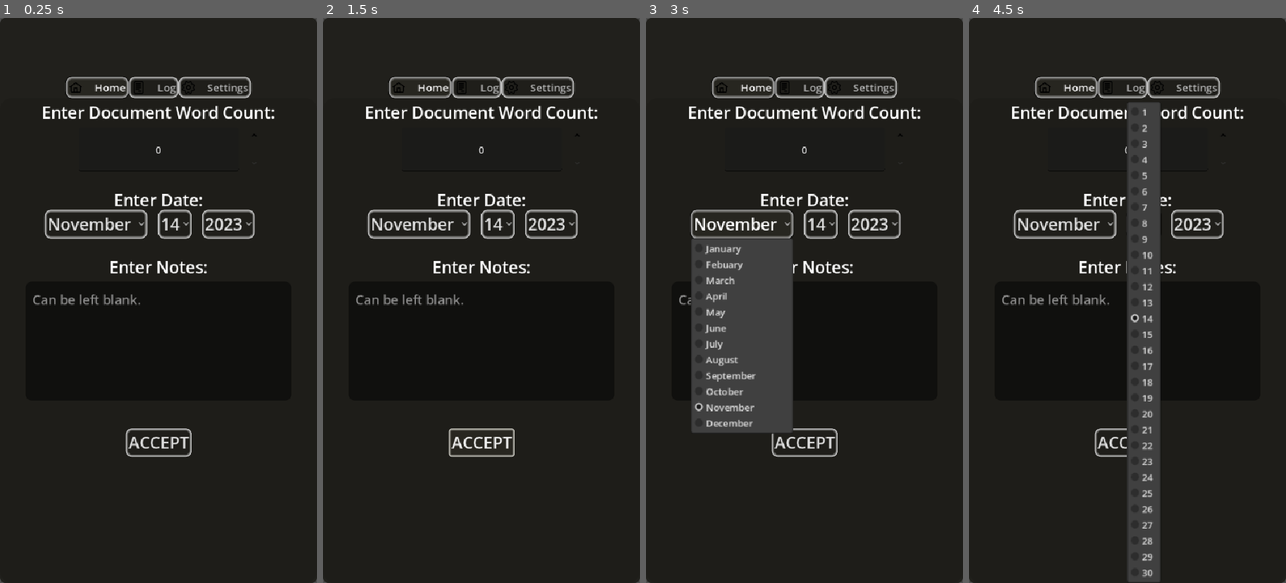
Above: before the commit, frames 1-4 (left to right).
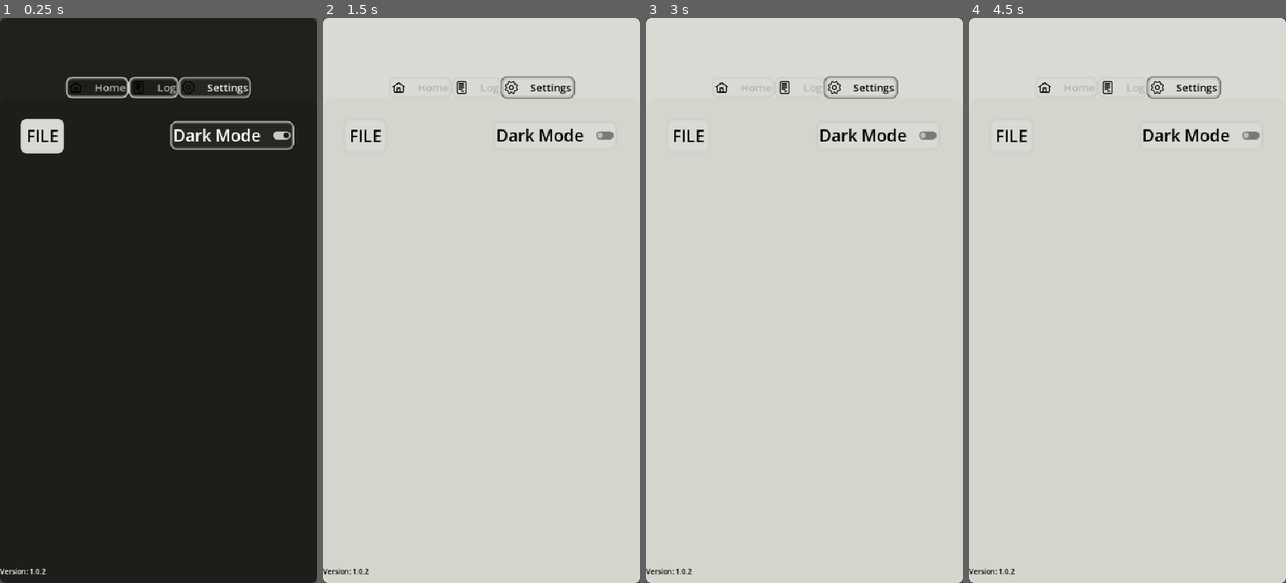
Above: after the commit, the same moments.

Repository: Phlegmlee/WordCounter
Game: Godot game, scene res://application_manager.tscn
Two runs of this game, one before a commit and one after it. Both use one fixed random seed, a clock stepped at 60 frames per second and the inputs below.
Inputs (mouse positions are in pixels of both pictures, inside the frame that each line leads up to):
- Up to frame 1 (0.25 s): no input
- Up to frame 2 (1.5 s): click (554, 136) at 0.5 s, where only the run after the commit has a clickable "Dark Mode"; click (481, 441) at 1.25 s, where only the run before the commit has a clickable "ACCEPT"
- Up to frame 3 (3 s): click (804, 441) at 2 s, where only the run before the commit has a clickable "ACCEPT"; click (741, 221) at 2.75 s, where only the run before the commit has a clickable "November"
- Up to frame 4 (4.5 s): click (1010, 136) at 3.5 s, where only the run after the commit has a clickable "FILE"; click (1143, 221) at 4.25 s, where only the run before the commit has a clickable "14"

The runs differ from the first frame. In frame 1, 5.6% of the frame differs, in the area x 0-93%, y 10-99%; in frame 2, 99%; in frame 3, 99%; in frame 4, 99%, in the area x 0-100%, y 0-100%.

Commit message:
File Management - Save, Load, New || Settings - Save, Load
File Management refactored and then expanded to handle creation of new files.

Settings Manager created to handle application state. Dark/Light mode but also the saving and loading of file state and path.

If the user creates or loads a new/other file, settings will remember that and load it at next launch.

Diff:
--- a/application_manager.tscn
+++ b/application_manager.tscn
@@ -8,8 +8,10 @@
 [ext_resource type="Script" uid="uid://p8s1c1cp3b5m" path="res://scripts/date_management.gd" id="4_xr7y1"]
 [ext_resource type="Script" uid="uid://bix5kpnpu370j" path="res://scripts/notes_management.gd" id="6_y4a2y"]
 [ext_resource type="Script" uid="uid://duh5mmfw6cgvp" path="res://scripts/log_management.gd" id="7_qne7r"]
-
-[node name="ApplicationManager" type="Control" unique_id=1677307658 node_paths=PackedStringArray("word_count_entry", "date_entry", "notes_entry", "log_management")]
+[ext_resource type="Script" uid="uid://baple4wvv3xvk" path="res://scripts/file_manager.gd" id="9_333hc"]
+[ext_resource type="Script" uid="uid://b4dnwbucts1ir" path="res://scripts/settings_manager.gd" id="10_0tdh0"]
+
+[node name="ApplicationManager" type="Control" unique_id=1677307658 node_paths=PackedStringArray("word_count_entry", "date_entry", "notes_entry", "log_management", "file_manager")]
 layout_mode = 3
 anchors_preset = 15
 anchor_right = 1.0
@@ -22,6 +24,7 @@
 date_entry = NodePath("TabContainer/Home/DateEntry")
 notes_entry = NodePath("TabContainer/Home/NotesEntry")
 log_management = NodePath("TabContainer/Log")
+file_manager = NodePath("FileManager")
 
 [node name="Panel" type="Panel" parent="." unique_id=883321058]
 layout_mode = 1
@@ -41,10 +44,11 @@
 grow_vertical = 2
 theme_override_font_sizes/font_size = 18
 tab_alignment = 1
-current_tab = 0
+current_tab = 2
 script = ExtResource("3_0wcup")
 
 [node name="Home" type="Control" parent="TabContainer" unique_id=2213274]
+visible = false
 layout_mode = 2
 metadata/_tab_index = 0
 
@@ -239,15 +243,16 @@
 editable = false
 wrap_mode = 1
 
-[node name="Settings" type="Control" parent="TabContainer" unique_id=2142698076 node_paths=PackedStringArray("root", "darkmode_toggle")]
-visible = false
+[node name="Settings" type="Control" parent="TabContainer" unique_id=2142698076 node_paths=PackedStringArray("root", "file_manager", "settings_manager")]
 layout_mode = 2
 script = ExtResource("4_wty1r")
 root = NodePath("../..")
-darkmode_toggle = NodePath("DarkMode")
+file_manager = NodePath("../../FileManager")
+settings_manager = NodePath("../../SettingsManager")
 metadata/_tab_index = 2
 
 [node name="FILE" type="MenuButton" parent="TabContainer/Settings" unique_id=1710686115]
+unique_name_in_owner = true
 layout_mode = 1
 offset_left = 35.0
 offset_top = 35.0
@@ -256,11 +261,16 @@
 text = "FILE"
 flat = false
 switch_on_hover = true
-item_count = 1
-popup/item_0/text = "Coming Soon"
+item_count = 3
+popup/item_0/text = "New"
 popup/item_0/id = 0
+popup/item_1/text = "Load"
+popup/item_1/id = 1
+popup/item_2/text = "Open Dir"
+popup/item_2/id = 2
 
 [node name="DarkMode" type="CheckButton" parent="TabContainer/Settings" unique_id=1036333748]
+unique_name_in_owner = true
 layout_mode = 1
 anchors_preset = 5
 anchor_left = 0.5
@@ -270,6 +280,7 @@
 offset_right = 231.0
 offset_bottom = 88.0
 grow_horizontal = 2
+button_pressed = true
 text = "Dark Mode"
 
 [node name="version_label" type="Label" parent="TabContainer/Settings" unique_id=719492378]
@@ -285,6 +296,18 @@
 horizontal_alignment = 1
 vertical_alignment = 1
 
+[node name="FileManager" type="Control" parent="." unique_id=33334038 node_paths=PackedStringArray("settings_manager")]
+anchors_preset = 0
+offset_top = 136.0
+offset_right = 40.0
+offset_bottom = 176.0
+script = ExtResource("9_333hc")
+settings_manager = NodePath("../SettingsManager")
+
+[node name="SettingsManager" type="Node" parent="." unique_id=906589886]
+unique_name_in_owner = true
+script = ExtResource("10_0tdh0")
+
 [connection signal="item_selected" from="TabContainer/Home/DateEntry/Month" to="TabContainer/Home/DateEntry" method="_on_month_changed"]
 [connection signal="pressed" from="TabContainer/Home/Accept" to="." method="_on_accept_pressed"]
 [connection signal="toggled" from="TabContainer/Settings/DarkMode" to="TabContainer/Settings" method="_on_dark_mode_toggled"]
--- a/scripts/application_manager.gd
+++ b/scripts/application_manager.gd
@@ -1,53 +1,39 @@
 extends Control
 
+# TODO: Show current document as a project name or something
 
 @export_category("Entries")
 @export var word_count_entry : Label
 @export var date_entry : Label
 @export var notes_entry : Label
+
+
 @export var log_management : Control
+@export var file_manager : FileManager
 
 var save_data = PackedStringArray([])
 
 
 
 func _ready() -> void:
-	_file_check_create()
-	_load_data()
+	file_manager.file_changed.connect(_populate_content)
+	_populate_content()
 	#print(OS.get_user_data_dir())
 
 
 
-func _file_check_create() -> void:
-	if !FileAccess.file_exists("user://wc.txt"):
-		var wc_file = FileAccess.open("user://wc.txt", FileAccess.WRITE)
-		wc_file.close()
-
-
-
-func _load_data() -> void:
-	var wc_file = FileAccess.open("user://wc.txt", FileAccess.READ)
+func _populate_content() -> void:
+	var wc_file = file_manager.load_data()
 
 	var log_contents = wc_file.get_as_text()
-	if log_contents != "":
-		log_management.set_text_log(log_contents)
-		word_count_entry.get_previous_word_count(log_contents)
+	log_management.set_text_log(log_contents)
+	word_count_entry.get_previous_word_count(log_contents)
 
 	wc_file.close()
 
 
 
-func _save_data() -> void:
-	var wc_file = FileAccess.open("user://wc.txt", FileAccess.READ_WRITE)
-
+func _on_accept_pressed():
 	save_data = [word_count_entry.get_word_count_string(), word_count_entry.get_words_written_string(), date_entry.get_date_string(), notes_entry.get_note_string()]
-
-	wc_file.seek_end()
-	wc_file.store_csv_line(save_data)
-	wc_file.close()
-
-
-
-func _on_accept_pressed():
-	_save_data()
-	_load_data()
+	file_manager.save_data(save_data)
+	_populate_content()
--- /dev/null
+++ b/scripts/file_manager.gd
@@ -0,0 +1,103 @@
+# File Manager
+class_name FileManager
+extends Control
+
+# TODO: Have a settings config file that saves:
+#			FileState status
+#			user file name
+
+signal file_changed
+
+@export var settings_manager : SettingsManager
+
+const USER_FILE_PREFIX : String = "user://"
+const BASE_FILE_NAME : String = "wc.txt"
+var user_file_name : String = "wc_userfile.txt"
+var current_file : String = USER_FILE_PREFIX + BASE_FILE_NAME
+
+enum FileState {
+	BASE,
+	USER
+}
+var current_state : FileState = FileState.BASE
+
+
+func _ready() -> void:
+	if settings_manager.has_setting("file_state"):
+		current_state = settings_manager.get_setting("file_state")
+	if settings_manager.has_setting("user_file_name"):
+		user_file_name = settings_manager.get_setting("user_file_name")
+	if settings_manager.has_setting("current_file"):
+		current_file = settings_manager.get_setting("current_file")
+
+
+	_file_check_create(current_state)
+
+
+func _file_check_create(file_state : FileState) -> void:
+	match file_state:
+		FileState.BASE:
+			current_file = USER_FILE_PREFIX + BASE_FILE_NAME
+
+		FileState.USER:
+			current_file = user_file_name
+
+	_create_file(current_file)
+
+
+func _create_file(file : String, overwrite : bool = false) -> void:
+	if not FileAccess.file_exists(file) or overwrite:
+		var wc_file = FileAccess.open(file, FileAccess.WRITE)
+		wc_file.close()
+
+
+func load_data() -> FileAccess:
+	var file = FileAccess.open(current_file, FileAccess.READ)
+	return file
+
+
+func save_data(data : PackedStringArray) -> void:
+	var file = FileAccess.open(current_file, FileAccess.READ_WRITE)
+
+	file.seek_end()
+	file.store_csv_line(data)
+	file.close()
+
+
+func new_file(file_name : String = user_file_name) -> void:
+	DisplayServer.file_dialog_show("Create a new File", ProjectSettings.globalize_path(USER_FILE_PREFIX), file_name, false, DisplayServer.FILE_DIALOG_MODE_SAVE_FILE, ["*.txt"], _on_new_file_created)
+
+
+func open_file() -> void:
+	DisplayServer.file_dialog_show("Open a File", ProjectSettings.globalize_path(USER_FILE_PREFIX), "", false, DisplayServer.FILE_DIALOG_MODE_OPEN_FILE, ["*.txt"], _on_file_selected)
+
+
+func _set_current_state() -> void:
+	if current_file != USER_FILE_PREFIX + BASE_FILE_NAME:
+		current_state = FileState.USER
+		user_file_name = current_file
+		settings_manager.add_setting("user_file_name", user_file_name)
+	else:
+		current_state = FileState.BASE
+
+	settings_manager.add_setting("file_state", current_state)
+	settings_manager.add_setting("current_file", current_file)
+
+
+func _on_file_selected(status : bool, selected_paths : PackedStringArray, _selected_filter_index : int) -> void:
+	if not status:
+		return
+
+	current_file = USER_FILE_PREFIX + selected_paths[0].get_file()
+	_set_current_state()
+	file_changed.emit()
+
+
+func _on_new_file_created(status : bool, selected_paths : PackedStringArray, _selected_filter_index : int) -> void:
+	if not status:
+		return
+
+	current_file = USER_FILE_PREFIX + selected_paths[0].get_file()
+	_create_file(current_file, true)
+	_set_current_state()
+	file_changed.emit()
--- a/scripts/settings.gd
+++ b/scripts/settings.gd
@@ -3,31 +3,59 @@
 
 @export_category("GUI")
 @export var root : Control
-@export var darkmode_toggle : CheckButton
-var light_theme = preload("res://themes/light-mode-theme.tres")
-var dark_theme = preload("res://themes/dark_mode_theme.tres")
+@onready var dark_mode_toggle : CheckButton = %DarkMode
+@onready var file_button : MenuButton = %FILE
+@onready var file_popup : PopupMenu = file_button.get_popup()
 
 @onready var _version_label = %version_label
 @onready var _project_version = ProjectSettings.get("application/config/version")
 
+@export var file_manager : FileManager
+@export var settings_manager : SettingsManager
+
+var light_theme = preload("res://themes/light-mode-theme.tres")
+var dark_theme = preload("res://themes/dark_mode_theme.tres")
+
+enum ThemeState {
+	DARK,
+	LIGHT
+}
+var current_theme : ThemeState = ThemeState.DARK
 
 func _ready() -> void:
+	file_popup.id_pressed.connect(_file_menu_pressed)
+	if settings_manager.has_setting("current_theme"):
+		current_theme = settings_manager.get_setting("current_theme")
+
 	_theme_check()
 	_version_label.text = "Version: " + _project_version
 
 
 func _theme_check() -> void:
-	if DisplayServer.is_dark_mode_supported():
-		if DisplayServer.is_dark_mode():
+	match current_theme:
+		ThemeState.DARK:
 			root.theme = dark_theme
-			darkmode_toggle.button_pressed = true
-		else:
+			dark_mode_toggle.button_pressed = true
+		ThemeState.LIGHT:
 			root.theme = light_theme
-			darkmode_toggle.button_pressed = false
+			dark_mode_toggle.button_pressed = false
 
 
 func _on_dark_mode_toggled(toggled_on):
 	if toggled_on:
-		root.theme = dark_theme
+		current_theme = ThemeState.DARK
 	else:
-		root.theme = light_theme
+		current_theme = ThemeState.LIGHT
+
+	_theme_check()
+	settings_manager.add_setting("current_theme", current_theme)
+
+
+func _file_menu_pressed(id : int) -> void:
+	match id:
+		0:
+			file_manager.new_file()
+		1:
+			file_manager.open_file()
+		2:
+			OS.shell_open(ProjectSettings.globalize_path(file_manager.USER_FILE_PREFIX))
--- /dev/null
+++ b/scripts/settings_manager.gd
@@ -0,0 +1,48 @@
+# Settings Manager - Creates and handles the settings config.
+class_name SettingsManager
+extends Node
+
+const SETTINGS_FILE_PATH : String = "user://settings.config"
+
+var settings_data : Dictionary = {}
+
+
+func _enter_tree() -> void:
+	_file_check_create()
+
+
+
+func _file_check_create() -> void:
+	if not FileAccess.file_exists(SETTINGS_FILE_PATH):
+		var settings_file = FileAccess.open(SETTINGS_FILE_PATH, FileAccess.WRITE)
+		settings_file.close()
+
+
+func _save_settings() -> void:
+	var settings_file = FileAccess.open(SETTINGS_FILE_PATH, FileAccess.WRITE)
+	settings_file.store_var(settings_data)
+	settings_file.close()
+
+
+func _load_settings() -> void:
+	var settings_file = FileAccess.open(SETTINGS_FILE_PATH, FileAccess.READ)
+	if not settings_file.get_length():
+		return
+	settings_data = settings_file.get_var()
+
+
+func add_setting(key : String, value : Variant) -> void:
+	if settings_data.has(key):
+		settings_data.erase(key)
+	settings_data.get_or_add(key, value)
+	_save_settings()
+
+
+func get_setting(key : String) -> Variant:
+	_load_settings()
+	return settings_data.get(key)
+
+
+func has_setting(key : String) -> bool:
+	_load_settings()
+	return settings_data.has(key)
--- a/scripts/word_count_manager.gd
+++ b/scripts/word_count_manager.gd
@@ -12,12 +12,15 @@
 func _get_words_written() -> int:
 	var current_wc = _spin_box.value
 	var words_written = current_wc - prev_word_count
-	#send_words_written.emit(words_written)
 	return words_written
 
 
 
 func get_previous_word_count(log_cont) -> void:
+	if not log_cont:
+		_spin_box.value = 0
+		prev_word_count = 0
+
 	var split_lines = log_cont.split("\n")
 	var last_line = split_lines[split_lines.size() - 2]
 	var split_last = last_line.split(",")
Not shown, added: scripts/file_manager.gd.uid
Not shown, added: scripts/settings_manager.gd.uid
